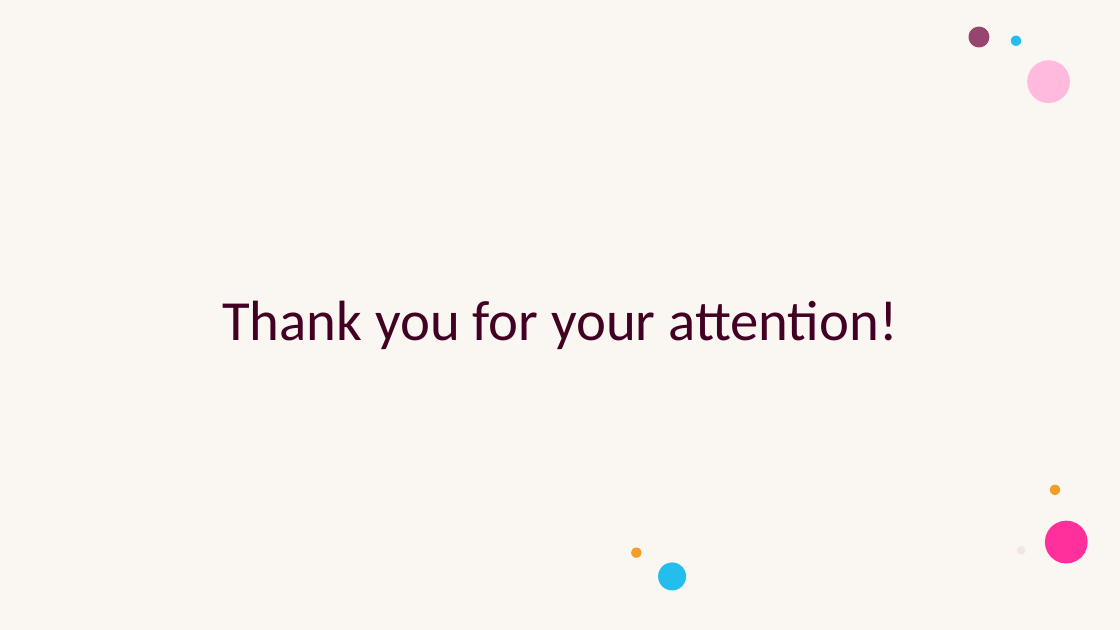
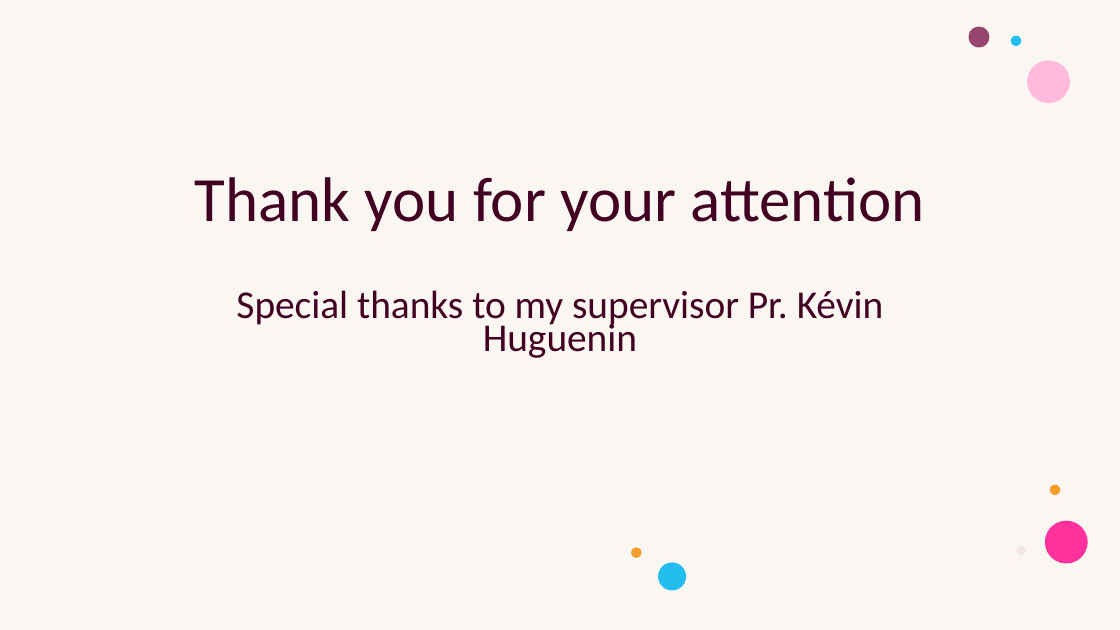
Before and after one commit to Ltochon/k-anon_tool, a slide deck: slide 8 of presentation/Présentation_1.pptx (slide 6 before the commit). Drawn at 1120x630 pixels with LibreOffice and Linux fonts; fonts in the diff are those of the drawing. Boxes give left, top, right and bottom in pixels: in the first picture for what was removed or moved away, otherwise in the second. Text is boxed around its words. In the diff, an @@ line names an element or a change of style, - is before the commit and + after.

```diff
--- a/presentation/Présentation_1.pptx
+++ b/presentation/Présentation_1.pptx
@@ title at (195,177,925,231): text changed; size 48.6 to 54 pt @@
-Thank you for your attention!
+Thank you for your attention
@@ text added at (236,290,884,358), 33.8 pt, text #420023 @@
+Special thanks to my supervisor Pr. Kévin Huguenin
```
Also in this commit, not shown: 2 other slides changed, 4 slides added, 2 slides removed, 5 other files.
